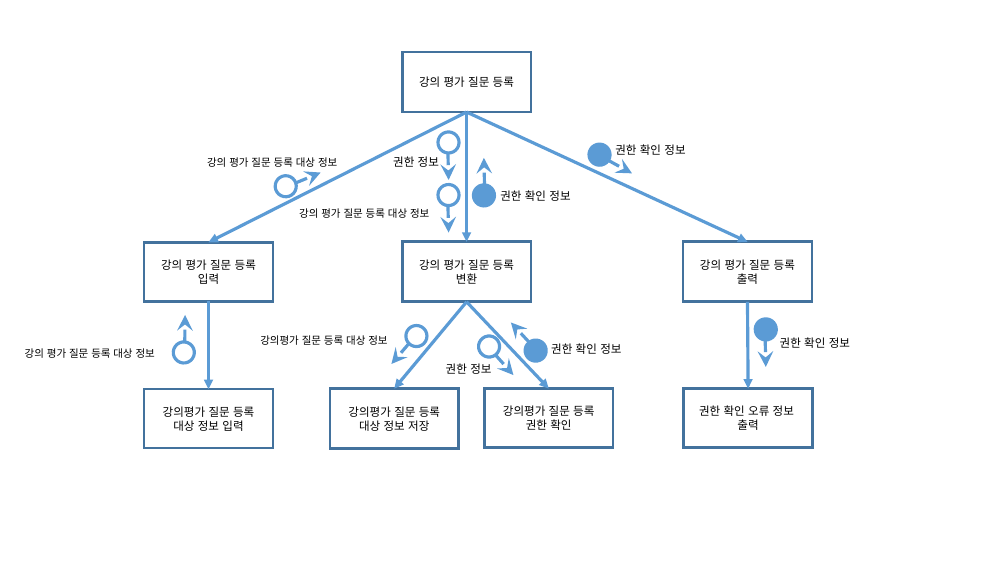
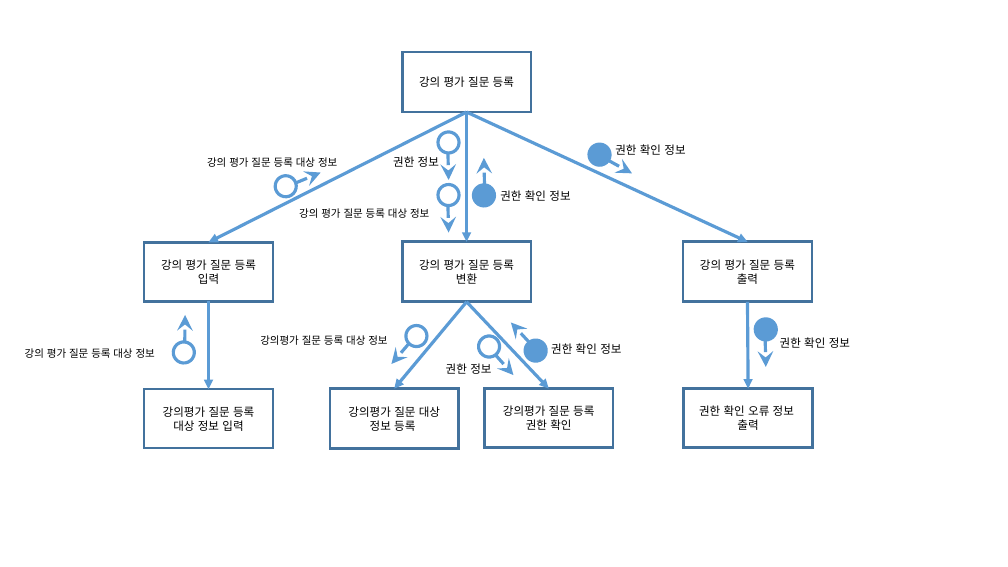
Before and after one commit to se04/se04, a slide deck: slide 1 of SDD 관련 자료/작업 결과물/프로그램 구조도(트랜스폼, 트랜젝션)/강의평가 질문 등록.pptx. Drawn at 1008x567 pixels with LibreOffice and Linux fonts; fonts in the diff are those of the drawing. Boxes give left, top, right and bottom in pixels: in the first picture for what was removed or moved away, otherwise in the second. Text is boxed around its words. In the diff, an @@ line names an element or a change of style, - is before the commit and + after.

Commit message:
enrollment

```diff
--- a/SDD 관련 자료/작업 결과물/프로그램 구조도(트랜스폼, 트랜젝션)/강의평가 질문 등록.pptx
+++ b/SDD 관련 자료/작업 결과물/프로그램 구조도(트랜스폼, 트랜젝션)/강의평가 질문 등록.pptx
@@ text in rectangle at (348, 406, 440, 431): text changed @@
-강의평가 질문 등록 대상 정보 저장
+강의평가 질문 대상 정보 등록
```
